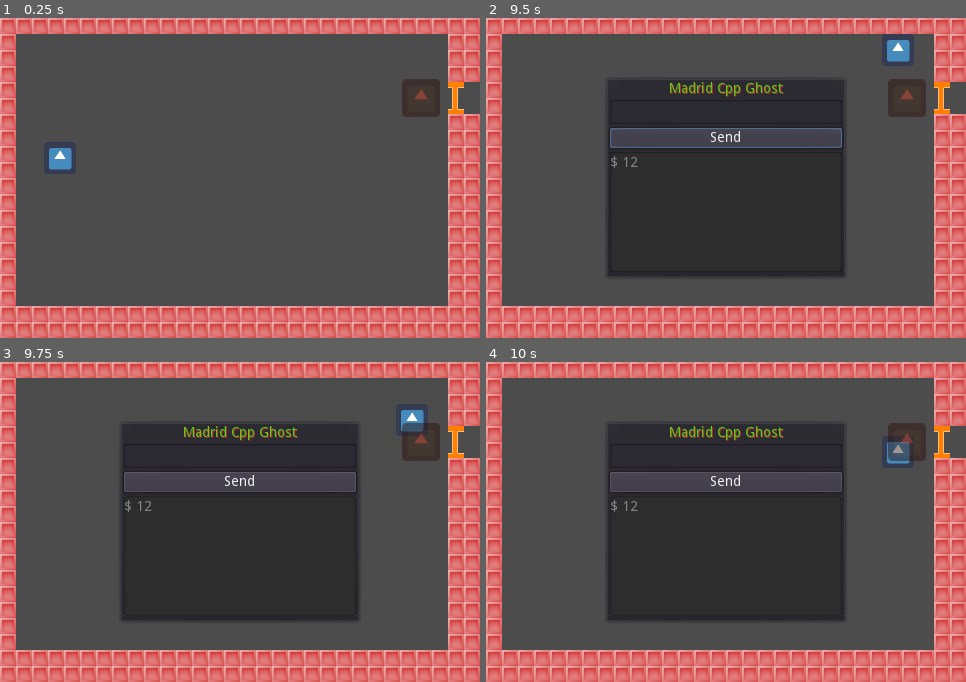
Above: before the commit, frames 1-4 (two rows, left to right).
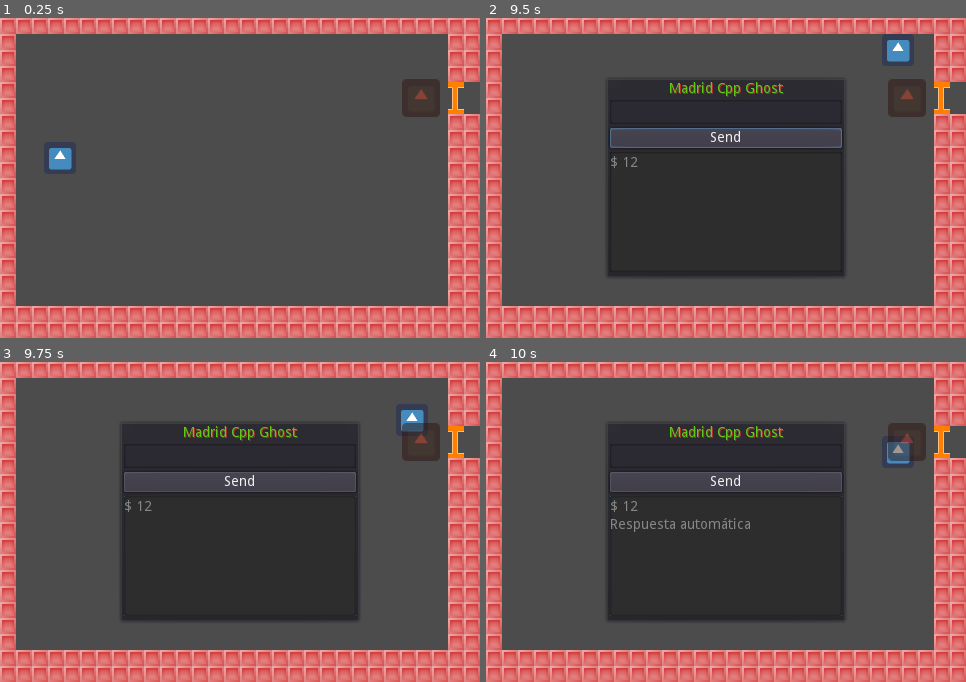
Above: after the commit, the same moments.

Repository: jgsogo/talk-godot-gdnative
Game: Godot game, scene res://MainScene.tscn
Same seed, same stepped clock (60 frames per second), same inputs: the game is played once before the commit and once after it. The engine's default icon, where the game draws it, is replaced by a stand-in: a white triangle on a blue panel in a dark square.
Inputs (mouse positions are in pixels of both pictures, inside the frame that each line leads up to):
- Up to frame 1 (0.25 s): no input
- Up to frame 2 (9.5 s): tap Enter at 0.5, 2.75 s; hold Up (ui_up) 0.53-2.03 s; tap Space at 2, 3.5 s; hold Left (ui_left) 2.03-3.53 s; hold Down (ui_down) 3.53-4.28 s; hold Right (ui_right) 4.28-5.03 s; hold Up (ui_up) 5.03-5.78 s; hold Right (ui_right) 5.78-8 s; click (726, 110) at 8.02 s; type "12" at 8.1 s; click "Send" at 8.75 s
- Up to frame 3 (9.75 s): tap Enter at 9.5 s; hold Down (ui_down) from 9.53 s (still down)
- Up to frame 4 (10 s): keep holding Down (ui_down)

Frames 1-3 are identical in both runs. In frame 4, 0.3% of the frame differs, in the area x 26-55%, y 48-54%.

Commit message:
First version

Diff:
--- a/Dialog.tscn
+++ b/Dialog.tscn
@@ -19,7 +19,6 @@
 texture = ExtResource( 2 )
 
 [node name="PopupPanel" type="PopupPanel" parent="."]
-visible = true
 margin_left = -330.0
 margin_top = -40.0
 margin_right = -90.0
--- /dev/null
+++ b/MainScene.gd
@@ -0,0 +1,8 @@
+extends Node2D
+
+
+#TODO: Javi, pon aquí la llamada a la DLL en vez del código del timer
+#      Para mostrar algo, usa $Dialog.add_text("...")
+func _on_Dialog_text_sent()->void:
+	yield(get_tree().create_timer(1), "timeout")
+	$Dialog.add_text("Respuesta automática")
--- a/MainScene.tscn
+++ b/MainScene.tscn
@@ -1,20 +1,23 @@
-[gd_scene load_steps=4 format=2]
+[gd_scene load_steps=5 format=2]
 
-[ext_resource path="res://MainCharacter.tscn" type="PackedScene" id=1]
-[ext_resource path="res://MapTileset.tres" type="TileSet" id=2]
-[ext_resource path="res://Dialog.tscn" type="PackedScene" id=3]
+[ext_resource path="res://MainScene.gd" type="Script" id=1]
+[ext_resource path="res://MainCharacter.tscn" type="PackedScene" id=2]
+[ext_resource path="res://MapTileset.tres" type="TileSet" id=3]
+[ext_resource path="res://Dialog.tscn" type="PackedScene" id=4]
 
 [node name="MainScene" type="Node2D"]
+script = ExtResource( 1 )
 
-[node name="MainCharacter" parent="." instance=ExtResource( 1 )]
+[node name="MainCharacter" parent="." instance=ExtResource( 2 )]
 position = Vector2( 60, 140 )
 
 [node name="TileMap" type="TileMap" parent="."]
-tile_set = ExtResource( 2 )
+tile_set = ExtResource( 3 )
 cell_size = Vector2( 16, 16 )
 collision_friction = 0.0
 format = 1
 tile_data = PoolIntArray( 0, 0, 0, 1, 0, 0, 2, 0, 0, 3, 0, 0, 4, 0, 0, 5, 0, 0, 6, 0, 0, 7, 0, 0, 8, 0, 0, 9, 0, 0, 10, …(3001 unchanged characters)…
 
-[node name="Dialog" parent="." instance=ExtResource( 3 )]
+[node name="Dialog" parent="." instance=ExtResource( 4 )]
 position = Vector2( 400, 80 )
+[connection signal="text_sent" from="Dialog" to="." method="_on_Dialog_text_sent"]
